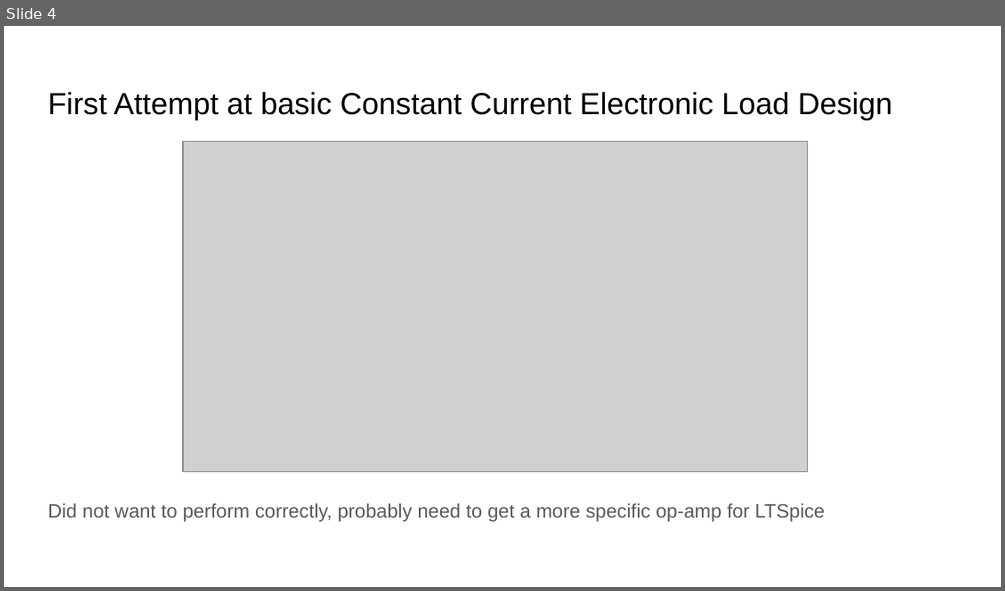
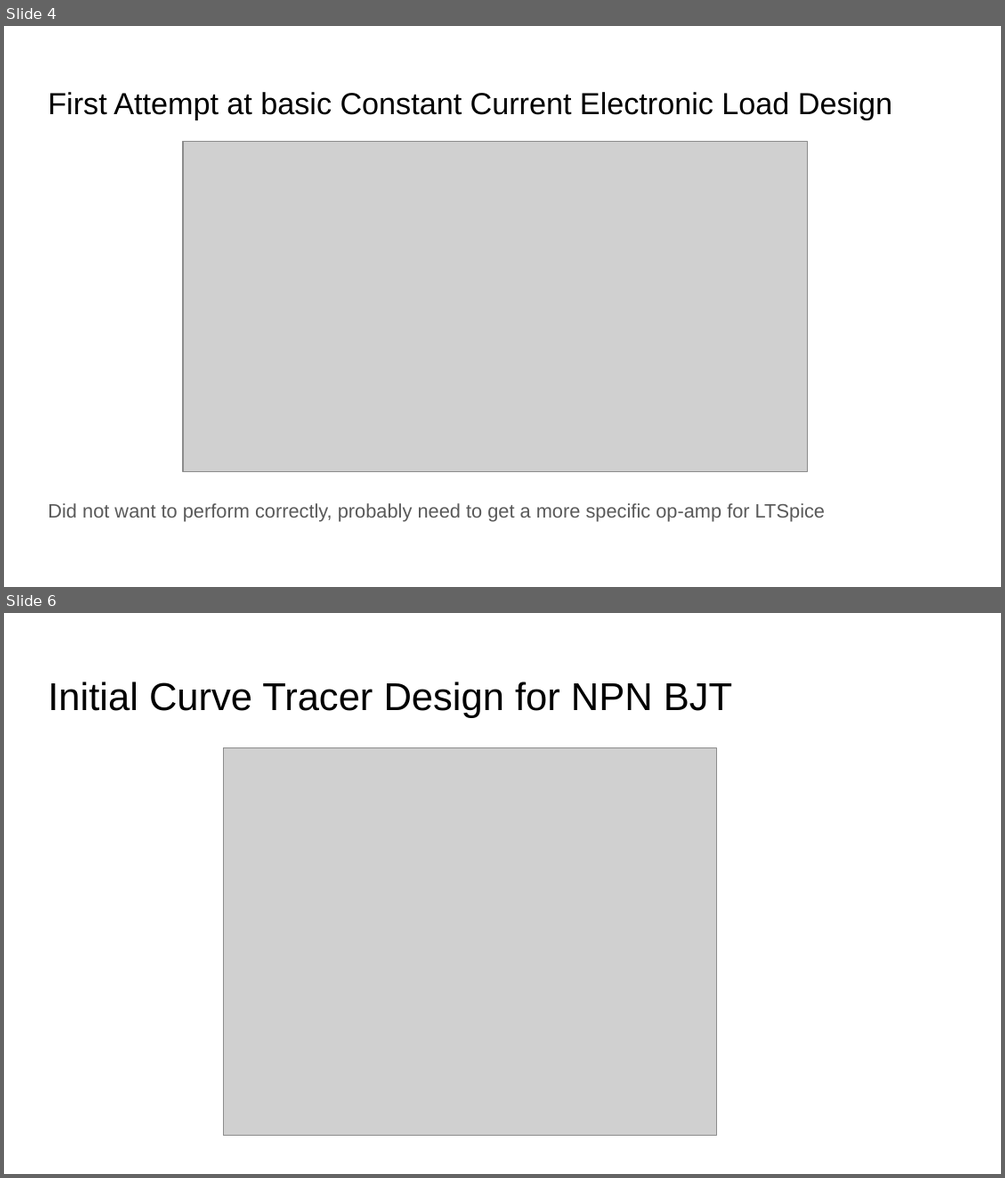
Before and after one commit to Xylot/DAPL, a slide deck: Project Notebook - Group 4/Project Notebook - Group 4/1. Individual/Cooper/Cooper Project Notebook.pptx. Shown one above the other, each under a label of ours: slide 4 before the commit, slides 4 and 6 after it; the slides between them are not shown. The pictures are 1005x591 and 1005x1178 pixels, drawn with LibreOffice and Linux fonts; fonts in the diff are those of the drawing; grey boxes stand for pictures. Boxes give left, top, right and bottom in pixels: in the first picture for what was removed or moved away, otherwise in the second. Text is boxed around its words. In the diff, an @@ line names an element or a change of style, - is before the commit and + after.

```diff
--- a/Project Notebook - Group 4/Project Notebook - Group 4/1. Individual/Cooper/Cooper Project Notebook.pptx
+++ b/Project Notebook - Group 4/Project Notebook - Group 4/1. Individual/Cooper/Cooper Project Notebook.pptx
@@ slide 6 added at [4,613,1001,1174], background #FFFFFF @@
@@ title added at [48,682,732,718], 28 pt, text #000000 @@
+Initial Curve Tracer Design for NPN BJT
@@ picture added at [223,747,717,1135] @@
```
Also in this commit, not shown: 18 other slides added, 17 other files.
